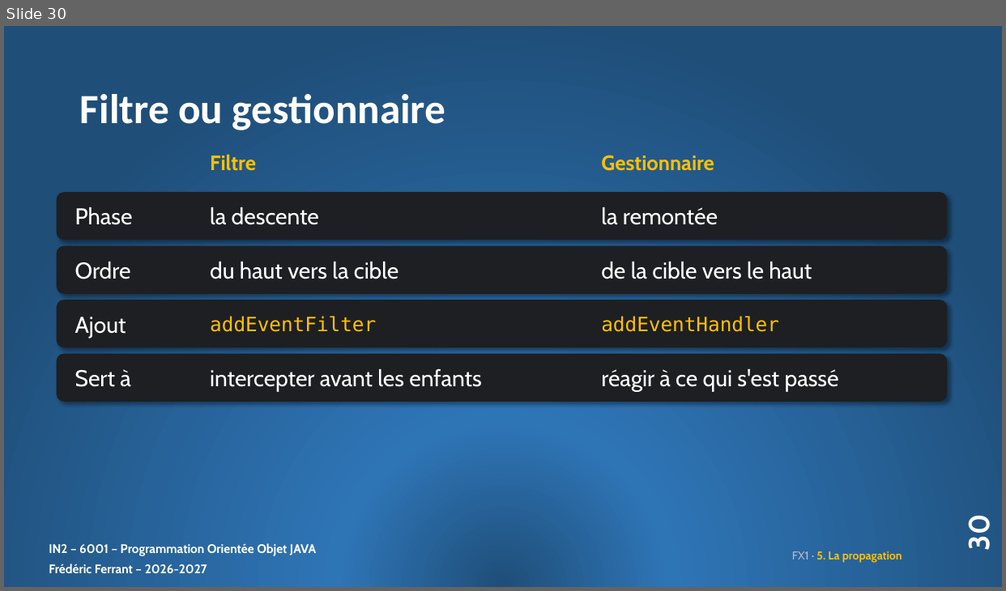
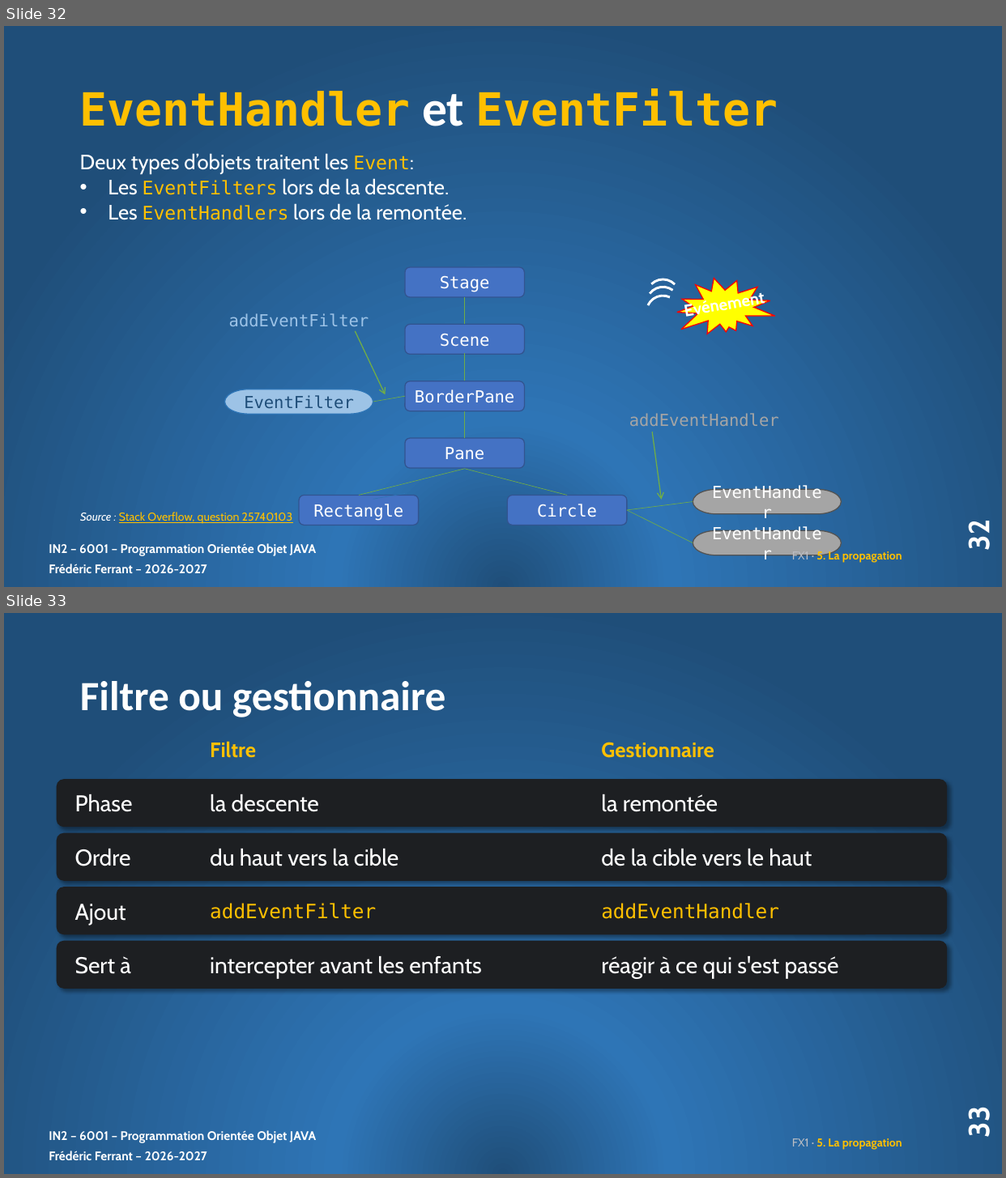
Before and after one commit to ferrantbe/ExercicesJavaClaude, a slide deck: _slides/remanies/14. FX1_slides.pptx. Shown one above the other, each under a label of ours: slide 30 before the commit, slides 32 and 33 after it. The pictures are 1006x591 and 1006x1178 pixels, drawn with LibreOffice and Linux fonts; fonts in the diff are those of the drawing. Boxes give left, top, right and bottom in pixels: in the first picture for what was removed or moved away, otherwise in the second. Text is boxed around its words. In the diff, an @@ line names an element or a change of style, - is before the commit and + after.

Commit message:
Remaniement initial du deck FX1_slides - ajout du schéma de descente et remontée d'Event

```diff
--- a/_slides/remanies/14. FX1_slides.pptx
+++ b/_slides/remanies/14. FX1_slides.pptx
@@ slide 32 added at <box>4,26,1002,587</box>, background gradient #1F4E79 to #2E75B6; not listed: 2 template elements that a slide beside it also shows @@
@@ title added at <box>80,88,778,126</box>, 44 pt, text #FFC000, bold @@
+EventHandler et EventFilter
@@ text added at <box>80,153,467,220</box>, 20 pt, text #FFFFFF @@
+Deux types d’objets traitent les Event:
+• Les EventFilters lors de la descente.
+• Les EventHandlers lors de la remontée.
@@ group added at <box>640,273,784,335</box>: 3 arc (boxed as its full ellipse)s, 1 freeform shape, 1 text @@
+Evénement
@@ callout added at <box>213,308,385,332</box>, outline #70AD47 1 pt, 16 pt, text #9DC3E7 @@
+addEventFilter
@@ line added from (464, 297) to (464, 325), #70AD47 0.5 pt @@
@@ line added from (464, 354) to (464, 381), #70AD47 0.5 pt @@
@@ pill shape added at <box>225,390,373,415</box>, fill #9DC3E6, outline #2E75B6 1 pt, 16 pt, text #1F4E79 @@
+EventFilter
@@ line added from (373, 402) to (405, 396), #70AD47 0.5 pt @@
@@ line added from (464, 412) to (464, 438), #70AD47 0.5 pt @@
@@ callout added at <box>619,408,790,433</box>, outline #70AD47 1 pt, 16 pt, text #A5A5A5 @@
+addEventHandler
@@ line added from (464, 469) to (359, 495), #70AD47 0.5 pt @@
@@ line added from (464, 469) to (567, 495), #70AD47 0.5 pt @@
@@ line added from (373, 499) to (405, 494), #2E75B6 0.5 pt @@
@@ group added at <box>299,268,627,525</box>: 6 rounded rectangles @@
+Stage
+Scene
+BorderPane
+Pane
+Rectangle
+Circle
@@ line added from (627, 510) to (692, 502), #70AD47 0.5 pt @@
@@ line added from (627, 510) to (692, 544), #70AD47 0.5 pt @@
@@ pill shape added at <box>692,489,841,514</box>, fill #A5A5A5, outline #525252 1 pt, 16 pt, text #FFFFFF @@
+EventHandler
@@ text added at <box>80,512,293,524</box>, 11 pt, text #FEC000, underline @@
+Source : Stack Overflow, question 25740103
@@ pill shape added at <box>692,531,841,556</box>, fill #A5A5A5, outline #525252 1 pt, 16 pt, text #FFFFFF @@
+EventHandler
@@ page number added at <box>961,523,997,550</box>, 28 pt, text #FFFFFF, bold @@
+32
@@ text added at <box>792,549,902,562</box>, 11 pt, text #FFC000, bold @@
+FX1 · 5. La propagation
@@ what was slide 30 is now slide 33 @@
@@ page number at <box>961,1109,997,1137</box>: text changed @@
-30
+33
```
Also in this commit, not shown: 2 other slides added.
